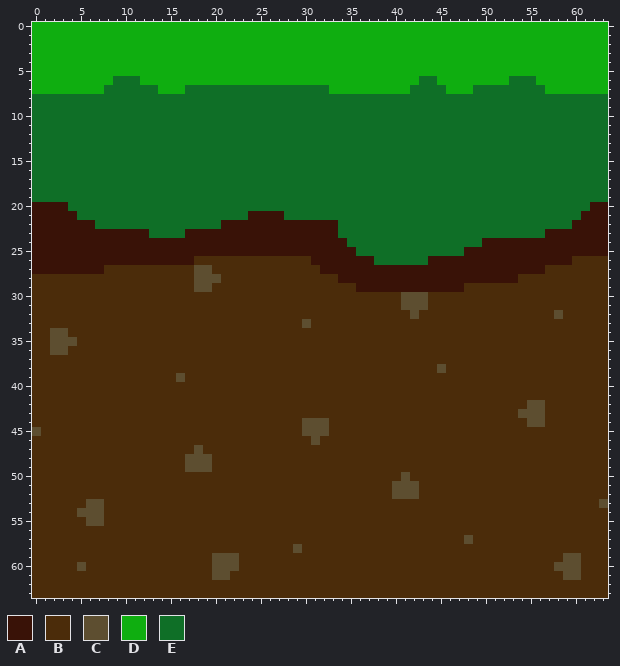
A pixel-art sprite gets an edit: Wondercraft/Wondercraft/assets/tilesets/dunesTiles/stone.png. The first picture shows the starting point.
The file is 64x64 pixels.
Palette (. is transparent): A #391207  B #4b2c0a  C #5d4e30  D #0fae10  E #0f6f27
Now the later version:
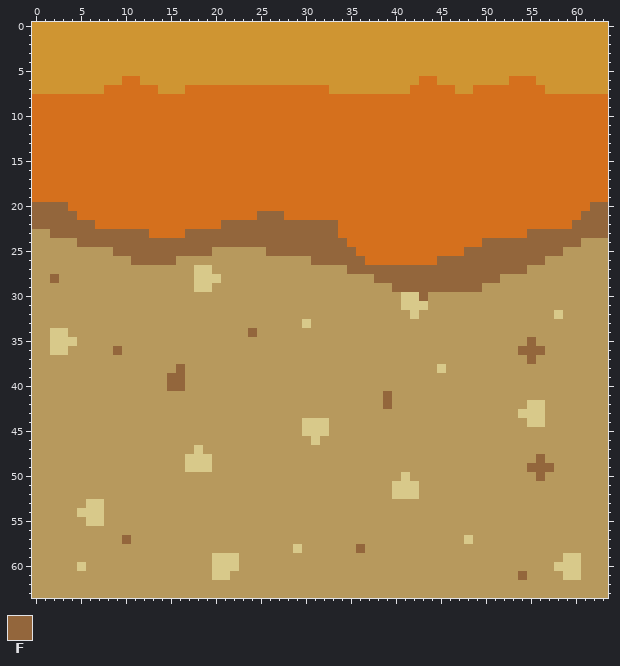
Colours new in this view: F #93663c
Author's note on the commit: Added different tiles for the different areas
Changes in this commit:
colour B: #4b2c0a -> #b7995d
colour C: #5d4e30 -> #d8c98a
colour D: #0fae10 -> #cf9532
colour E: #0f6f27 -> #d5701d
Changed rows in their new state; - is a pixel that keeps its letter.
first column x 9:
 6 D-------------------------------------
 7 -------------------------------------E
first column x 0:
20 FFFF----------------------------------------------------------FF
21 FFFFF-------------------EFFF---------------------------------FFF
22 FFFFFFF--------------FFFFFFFFFFFFF--------------------------FFFF
23 BBFFFFFFFFFFF----FFFFFFFFFFFFFFFFF---------------------FFFFFFFFF
24 BBBBBFFFFFFFFFFFFFFFFFFFFFFFFFFFFFF---------------FFFFFFFFFFFBBB
25 BBBBBBBBBFFFFFFFFFFFBBBBBBFFFFFFFFFF------------FFFFFFFFFFFBBBBB
26 BBBBBBBBBBBFFFFFBB-------------FFFFFFE------EFFFFFFFFFFFFBBB----
27 BBBBBBBB------------------------BBBFFFFFFFFFFFFFFFFFFFFBB-------
28 --F-------------------------------BBBBFFFFFFFFFFFFFFBB----------
29 ------------------------------------BBBBFFFFFFFFFF--------------
30 -------------------------------------------F--------------------
first column x 0:
34 ------------------------F---------------------------------------
35 -------------------------------------------------------F--------
36 ---------F--------------------------------------------FFF-------
37 -------------------------------------------------------F--------
38 ----------------F-----------------------------------------------
39 ---------------FF-----------------------------------------------
40 ---------------FF-----------------------------------------------
41 ---------------------------------------F------------------------
42 ---------------------------------------F------------------------
45 B---------------------------------------------------------------
48 --------------------------------------------------------F-------
49 -------------------------------------------------------FFF------
50 --------------------------------------------------------F-------
53 ---------------------------------------------------------------B
first column x 10:
57 F--------------------------------------------
58 --------------------------F------------------
61 --------------------------------------------F
